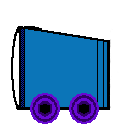
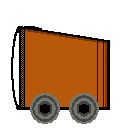
Before/after of a 128x128 layered artwork. What changed in the layer stack:
painted on "face" over [21, 29, 107, 124]
painted on "Paint Layer 1" (1st of 2) over [21, 29, 107, 124]
painted on "Paint Layer 1" (2nd of 2) over [21, 29, 107, 124]
